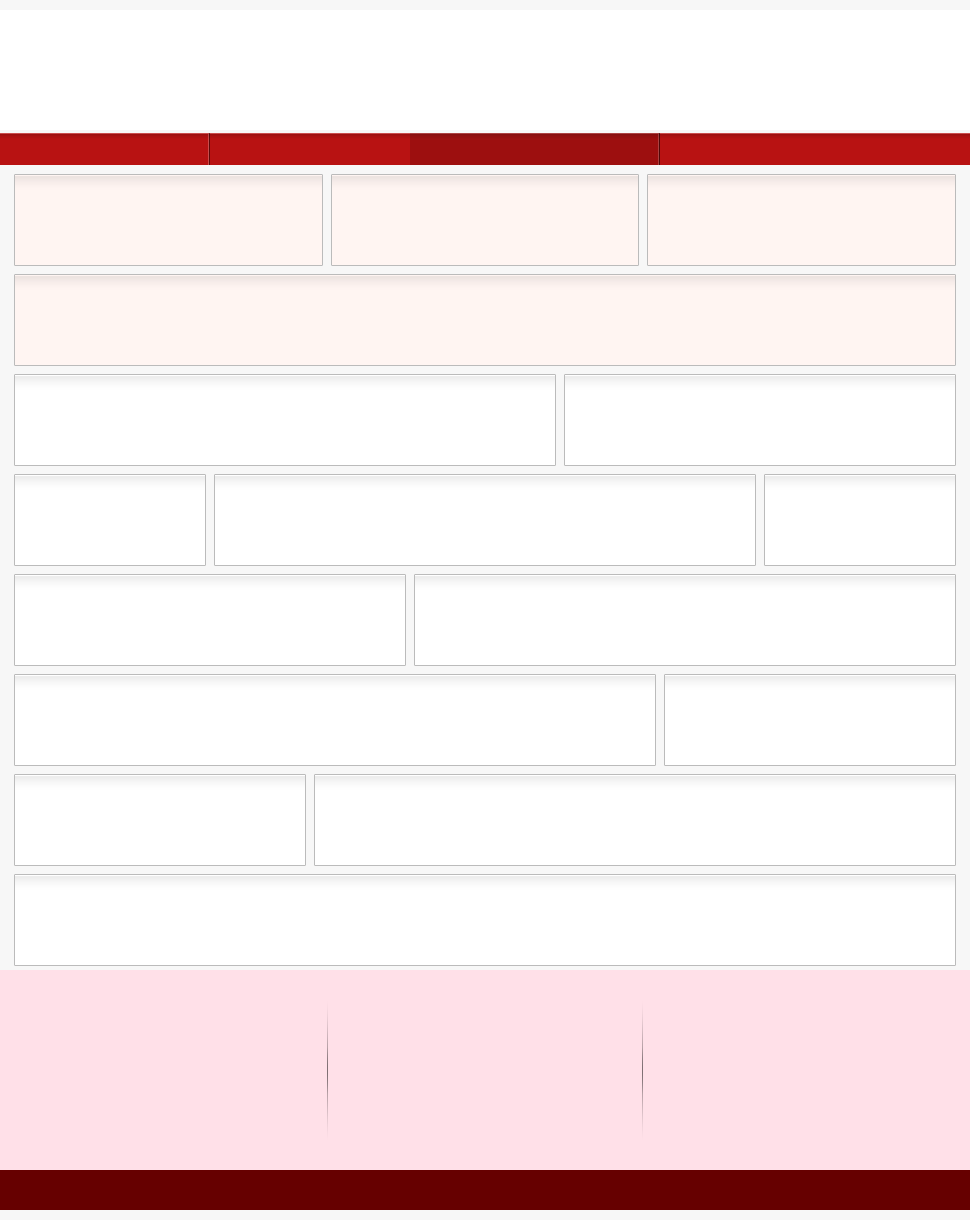
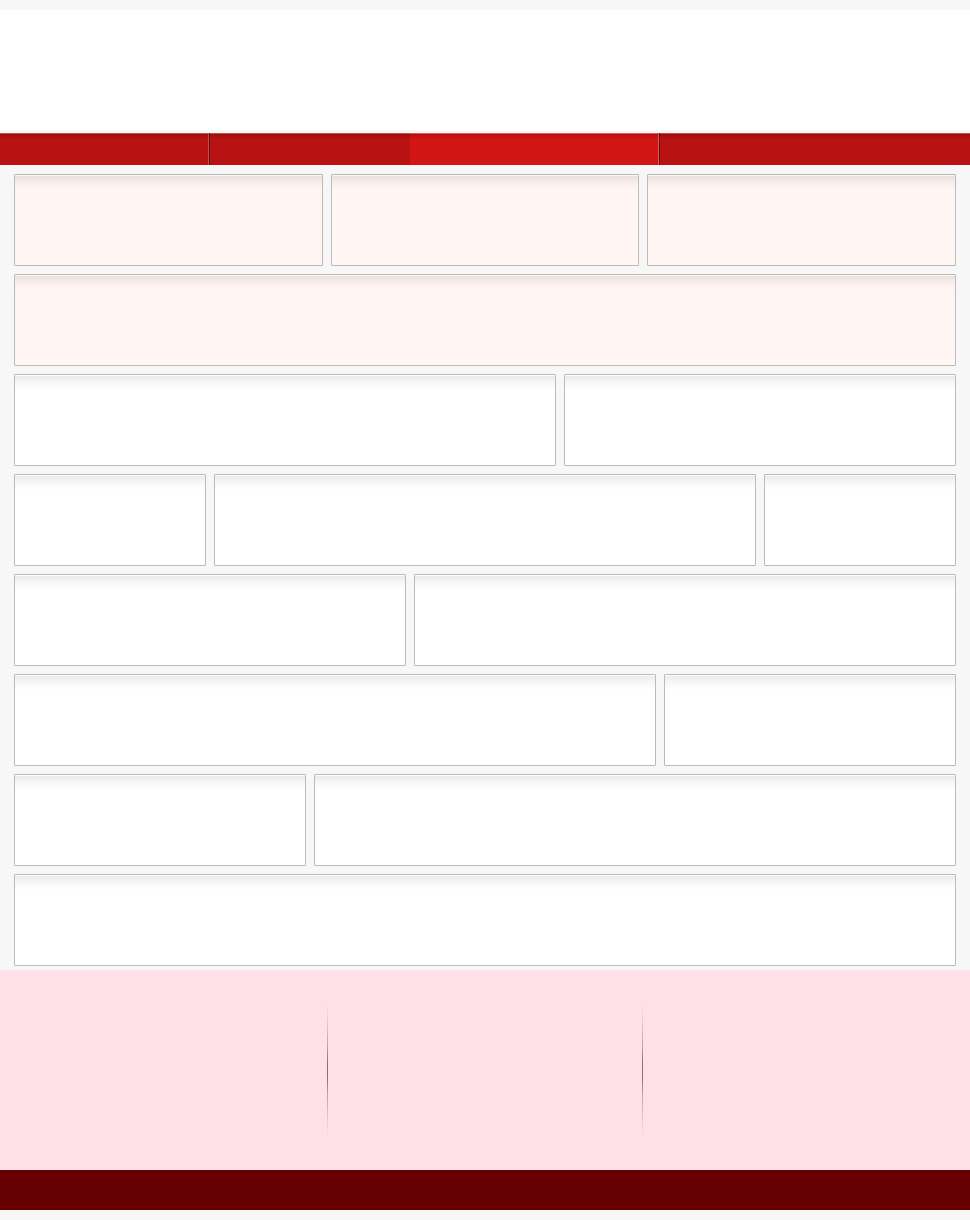
Layers edited between the first and the second w=970, h=1220 image:
"navbar - active": blend multiply → color dodge, painted on it over (410, 133, 660, 165)
